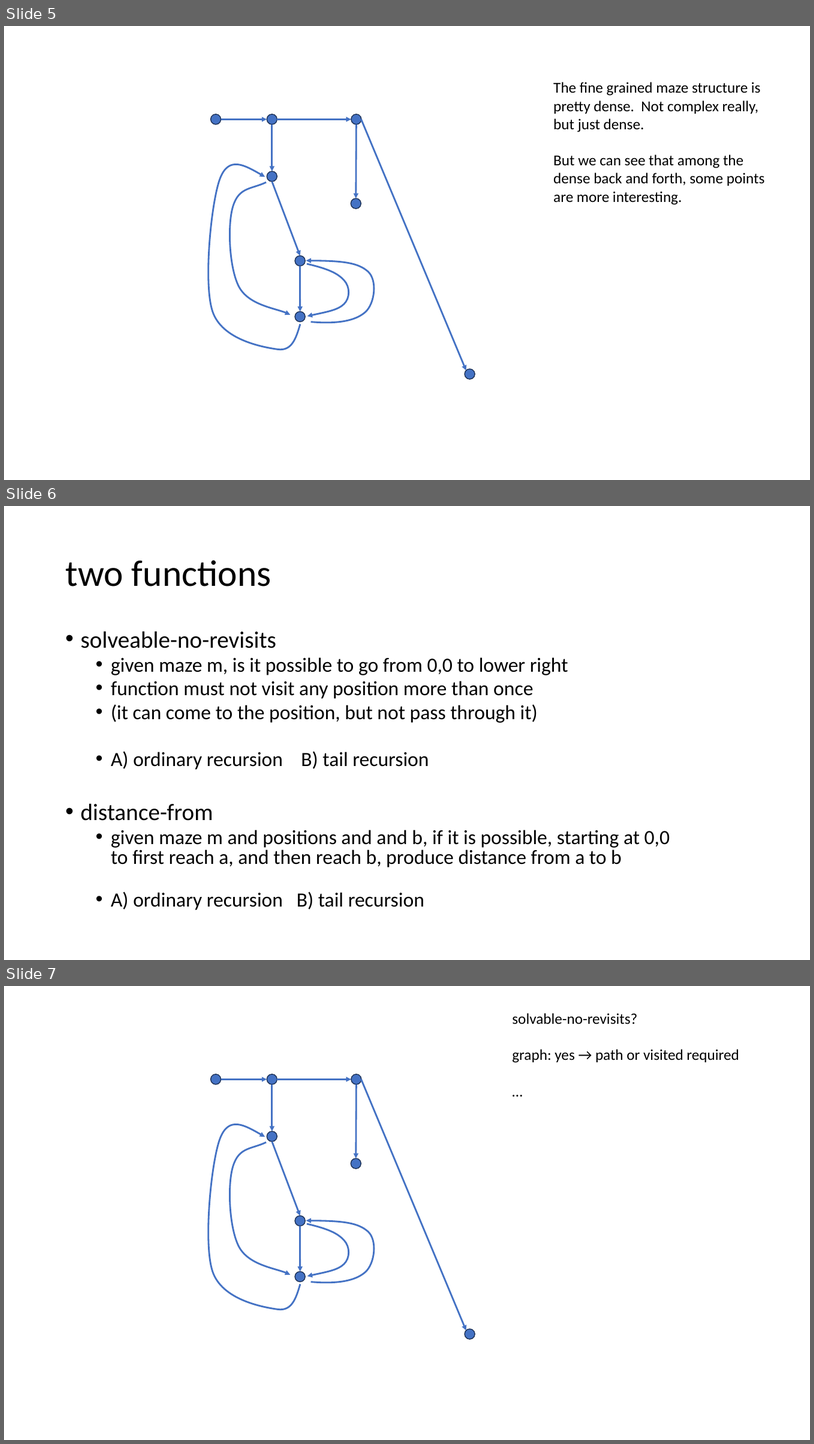
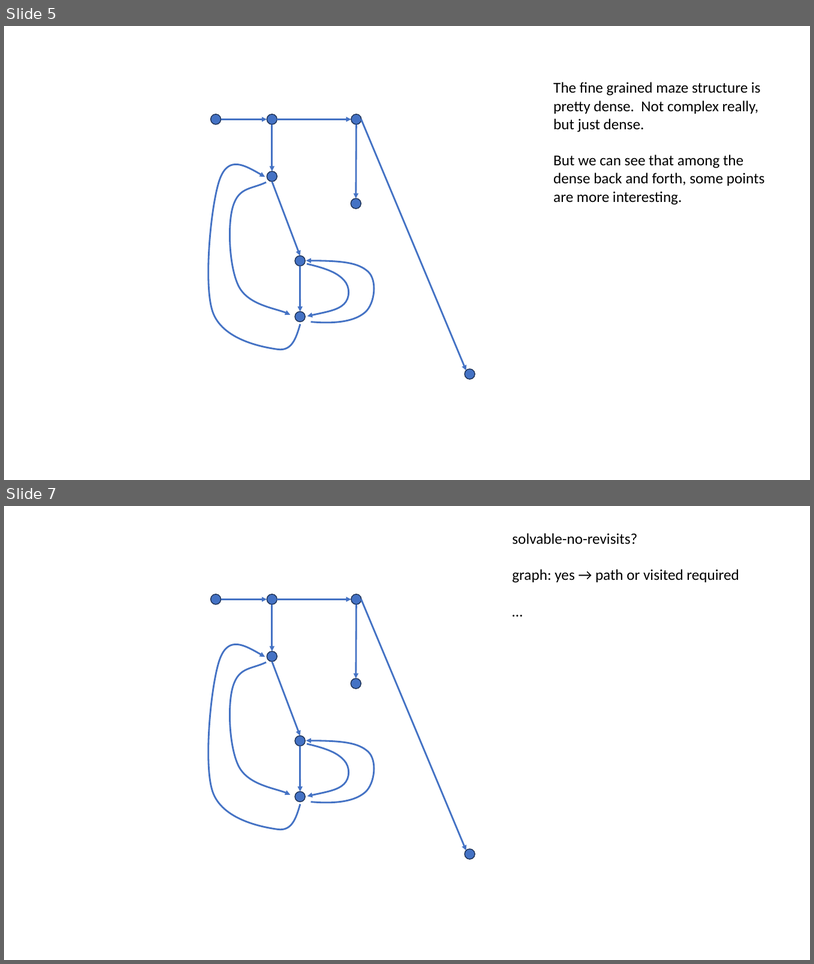
Before and after one commit to GregorKiczales/spd-materials, a slide deck: instructor/l21/l21-pad.pptx. Shown one above the other, each under a label of ours: slides 5, 6 and 7 before the commit, slides 5 and 7 after it; the slides between them are not shown. The pictures are 814x1444 and 814x964 pixels, drawn with LibreOffice and Linux fonts; fonts in the diff are those of the drawing. Boxes give left, top, right and bottom in pixels: in the first picture for what was removed or moved away, otherwise in the second. Text is boxed around its words. In the diff, an @@ line names an element or a change of style, - is before the commit and + after.

```diff
--- a/instructor/l21/l21-pad.pptx
+++ b/instructor/l21/l21-pad.pptx
@@ slide 6 removed at [4,506,810,960], background #FFFFFF @@
@@ title removed at [65,560,272,586] @@
-two functions
@@ text removed at [81,631,670,910] @@
-• solveable-no-revisits
-  • given maze m, is it possible to go from 0,0 to lower right
-  • function must not visit any position more than once
-  • (it can come to the position, but not pass through it)
-  • A) ordinary recursion B) tail recursion
-• distance-from
-  • given maze m and positions and and b, if it is possible, starting at 0,0
-    to first reach a, and then reach b, produce distance from a to b
-  • A) ordinary recursion B) tail recursion
```
Also in this commit, not shown: 1 slide added, 1 other file.
